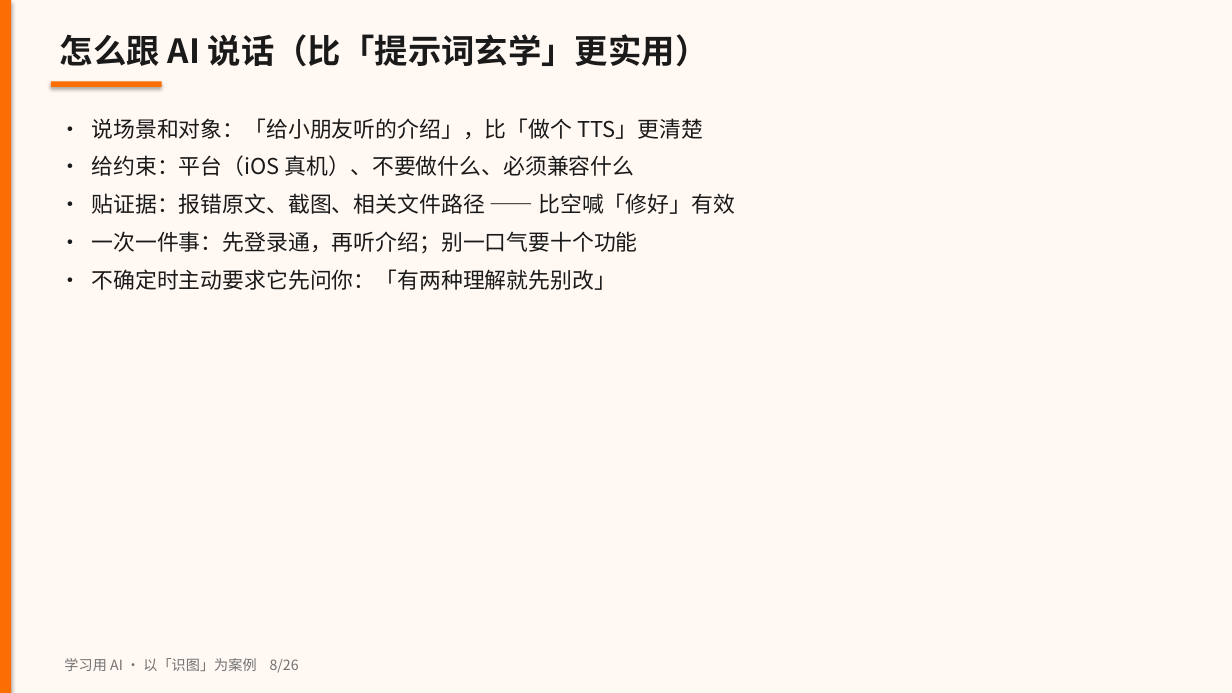
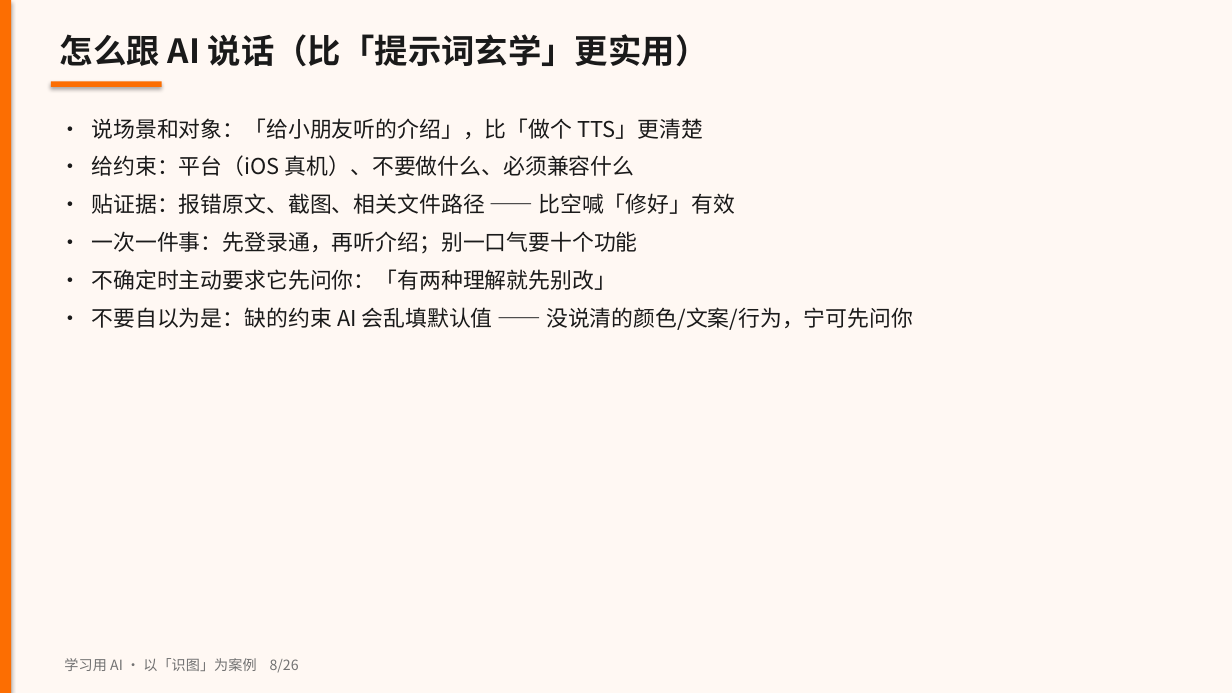
Before and after one commit to jason-jianghv/recognizeGraph, a slide deck: slide 8 of docs/share/识图-Cursor协作复盘.pptx. Drawn at 1232x693 pixels with LibreOffice and Linux fonts; fonts in the diff are those of the drawing. Boxes give left, top, right and bottom in pixels: in the first picture for what was removed or moved away, otherwise in the second. Text is boxed around its words. In the diff, an @@ line names an element or a change of style, - is before the commit and + after.

```diff
--- a/docs/share/识图-Cursor协作复盘.pptx
+++ b/docs/share/识图-Cursor协作复盘.pptx
@@ text at (91, 307, 913, 330): paragraph added @@
+• 不要自以为是：缺的约束 AI 会乱填默认值 —— 没说清的颜色/文案/行为，宁可先问你
```
Also in this commit, not shown: 5 other slides changed, 4 other files.
